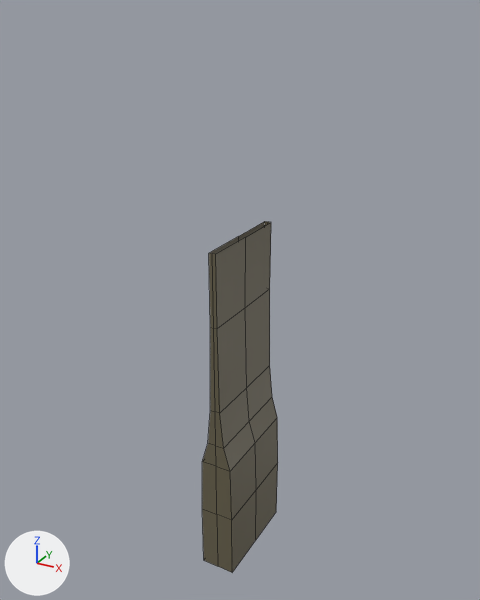
An edit to the Blender file Lager25/Assets/Resources/3D/Walls/m_wll_001.blend, drawn before and after from the same camera.
The view is the same before and after, from a camera (50 mm lens) standing at (15.83, -29.0, 30.88) and looking at (-0.35, 0.4, 16.18). The axes (+X, +Y, +Z) are drawn at lower left. The lights are the same throughout. Mesh edges are drawn as thin lines.
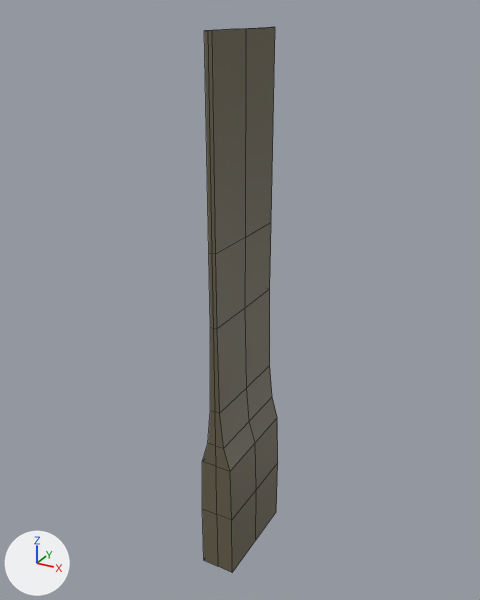
Where the change shows, as pixel boxes (x1, y1, x2, y2) in the pictures (480 x 600 px):
'Cube', reshaped (55% taller): before (202, 221, 278, 572); after (202, 27, 278, 572)
part 1 of me_cube_002, added: after (204, 27, 275, 254)

The change, as a list of edits to the scene's bpy script:
```text
Change me_cube_002:
    where me_cube_002.from_pydata(...)  # 21 vertices, 12 faces; spans x 0.0..1.0, y -3.0..0.0, z 0.0..20.0
    used by ob_cube; location = (0.0, 0.0, 0.0)
    verts and faces of me_cube_002; kept vertices keep their numbers, new ones are numbered from 21
    before: 17 (0.2, 0.0, 20.0) at pixel (245, 237), 19 (0.2, -3.0, 20.0) at pixel (215, 254), 20 (0.0, -3.0, 20.0) at pixel (212, 253)
    me_cube_002 part 1
    add for new, old in zip([21, 22, 23], [17, 19, 20]): verts[new] = verts[old] + (0.0, 0.0, 10.0)
    add faces += [(17, 21, 22, 19), (19, 22, 23, 20)]
```
